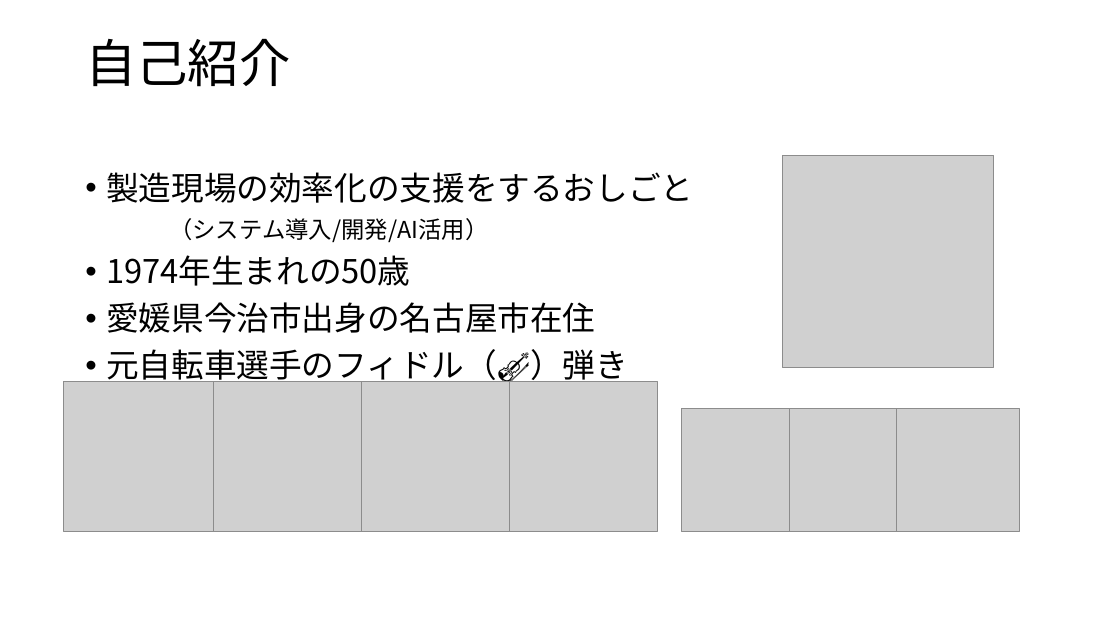
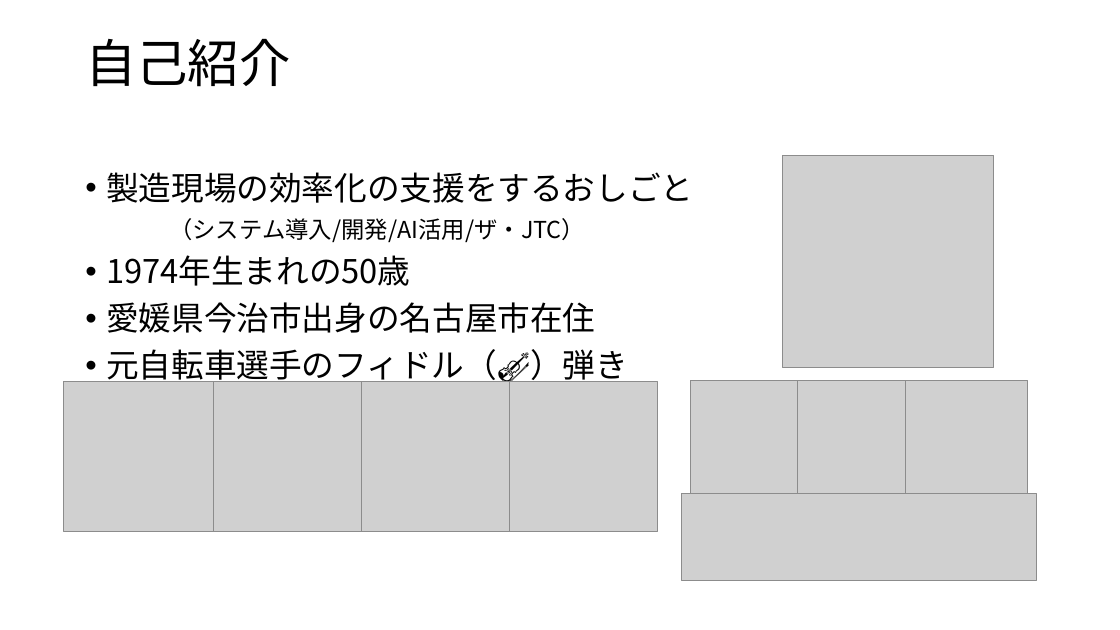
Before and after one commit to ikedachin/study_huggingface, a slide deck: slide 3 of huggingface 発表資料.pptx. Drawn at 1120x630 pixels with LibreOffice and Linux fonts; fonts in the diff are those of the drawing; grey boxes stand for pictures; background and template pictures are left out. Boxes give left, top, right and bottom in pixels: in the first picture for what was removed or moved away, otherwise in the second. Text is boxed around its words. In the diff, an @@ line names an element or a change of style, - is before the commit and + after.

```diff
--- a/huggingface 発表資料.pptx
+++ b/huggingface 発表資料.pptx
@@ text at (x1=169, y1=218, x2=585, y2=242): text changed @@
-（システム導入/開発/AI活用）
+（システム導入/開発/AI活用/ザ・JTC）
@@ 3 pictures moved together from (x1=682, y1=409, x2=1019, y2=532) to (x1=691, y1=381, x2=1028, y2=503) @@
@@ picture added at (x1=682, y1=493, x2=1037, y2=581) @@
```
Also in this commit, not shown: 6 other slides changed.
